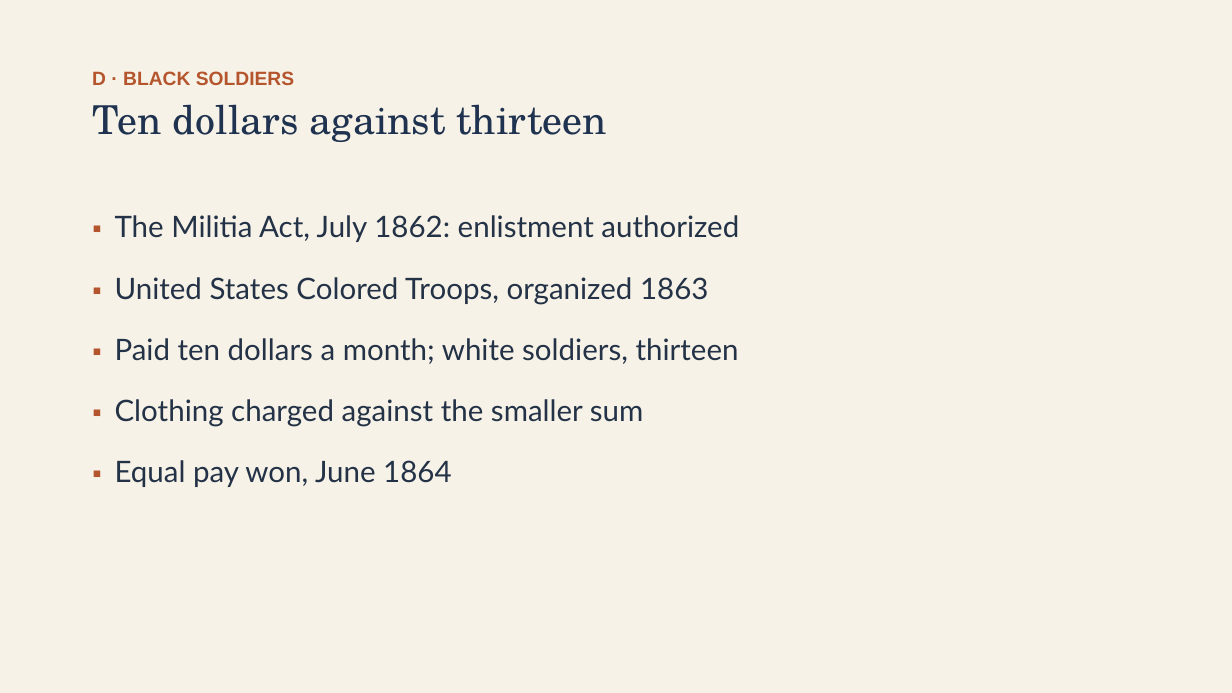
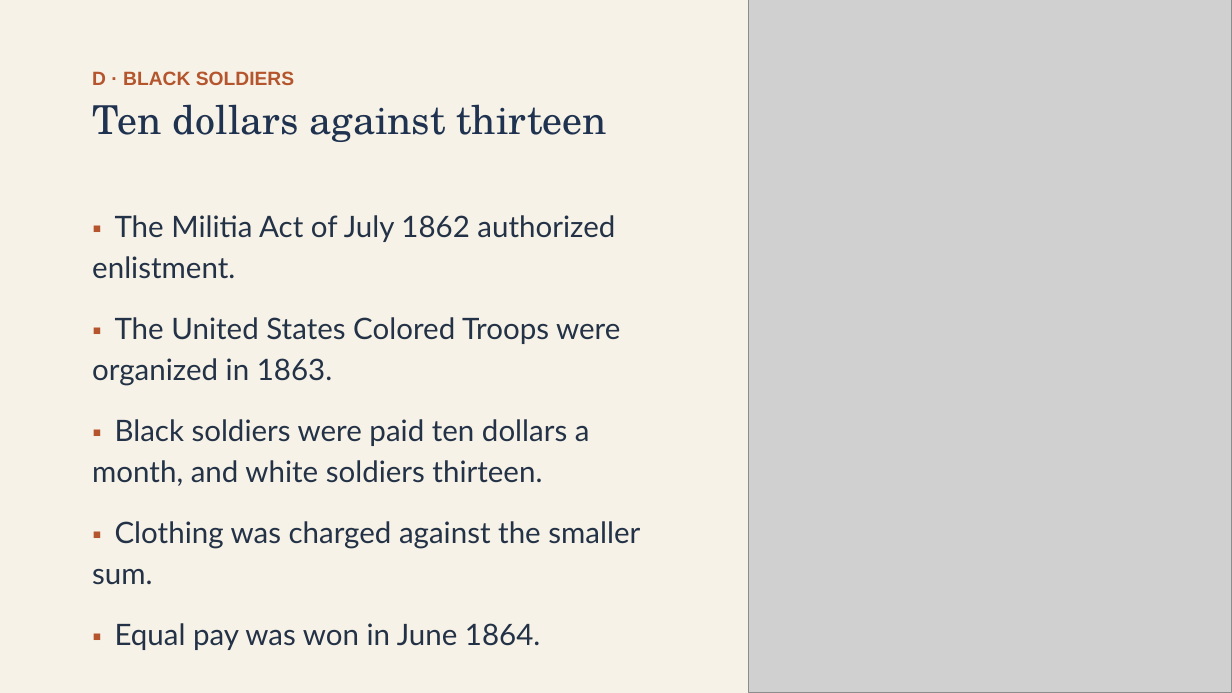
Before and after one commit to ab17gthb/humanities-curriculum-group, a slide deck: slide 12 of sectional-crisis/lesson-07/lesson-07-slides.pptx. Drawn at 1232x693 pixels with LibreOffice and Linux fonts; fonts in the diff are those of the drawing; grey boxes stand for pictures. Boxes give left, top, right and bottom in pixels: in the first picture for what was removed or moved away, otherwise in the second. Text is boxed around its words. In the diff, an @@ line names an element or a change of style, - is before the commit and + after.

```diff
--- a/sectional-crisis/lesson-07/lesson-07-slides.pptx
+++ b/sectional-crisis/lesson-07/lesson-07-slides.pptx
@@ picture added at bbox=[749, 0, 1232, 693] @@
@@ text at bbox=[92, 215, 640, 650]: text changed @@
-▪ The Militia Act, July 1862: enlistment authorized
-▪ United States Colored Troops, organized 1863
-▪ Paid ten dollars a month; white soldiers, thirteen
-▪ Clothing charged against the smaller sum
-▪ Equal pay won, June 1864
+▪ The Militia Act of July 1862 authorized enlistment.
+▪ The United States Colored Troops were organized in 1863.
+▪ Black soldiers were paid ten dollars a month, and white soldiers thirteen.
+▪ Clothing was charged against the smaller sum.
+▪ Equal pay was won in June 1864.
```
Also in this commit, not shown: 7 other slides changed, 6 other files.
